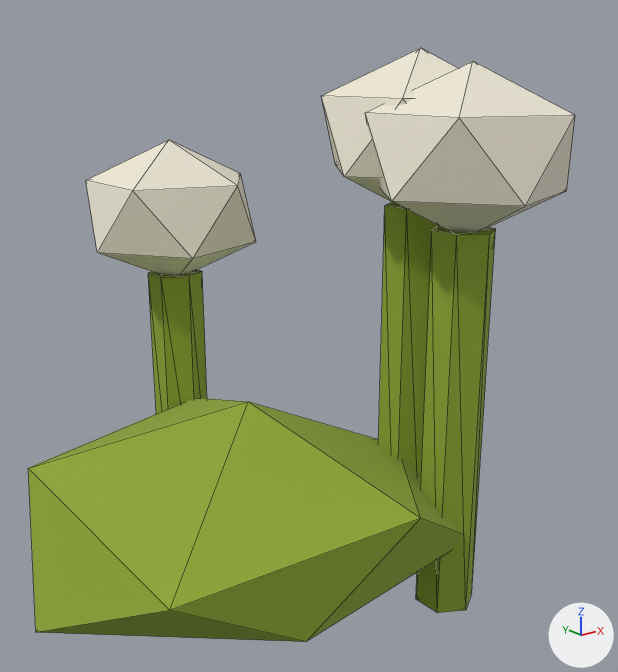
The glTF model assets/3d/final/prop_flowers_white.glb: old version first, new version second.
One viewpoint serves both versions: a 50 mm camera at (-0.318, -0.464, 0.384) aimed at (0.053, 0.0, 0.199). The lights are fixed; the arrows at lower right show +X, +Y and +Z. The older version comes first. Mesh edges are drawn as thin lines. Vertices at exactly the same position are counted once.

The first picture shows 'fwh_head0', 'fwh_head1', 'fwh_head2', 'fwh_leafmound', 'fwh_stem0', 'fwh_stem1', 'fwh_stem2'.
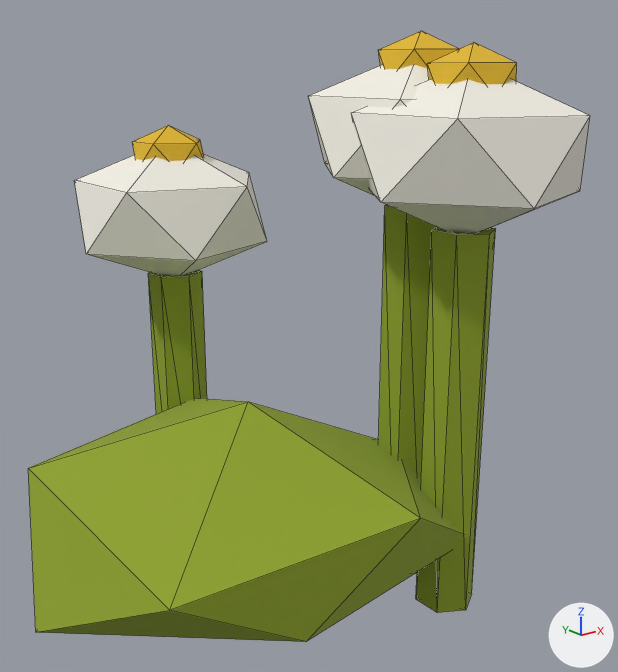
Diff of the bpy script that builds the scene:
```diff
--- a/assets/3d/final/prop_flowers_white.glb.py
+++ b/assets/3d/final/prop_flowers_white.glb.py
@@ mat_flower_yellow @@
+mat_flower_yellow = principled_material('flower_yellow')
+mat_flower_yellow.base_color = (0.745, 0.468, 0.0232)  # yellow #e0b62a
+mat_flower_yellow.roughness = 0.93
@@ me_icosphere_083 @@
 # used by ob_fwh_head0; location = (0.0, 0.0, 0.0)
-me_icosphere_083.from_pydata(...)  # 12 vertices, 20 faces; spans x 0.0572..0.1913, y -0.0958..0.0318, z 0.2844..0.3969
+me_icosphere_083.from_pydata(...)  # 12 vertices, 20 faces; spans x 0.0482..0.2003, y -0.1043..0.0403, z 0.2845..0.3967
+# me_icosphere_083 part 1: 12 of 12 vertices moved; they spanned x 0.0572..0.1913, y -0.0958..0.0318, z 0.2844..0.3969 and now span x 0.0482..0.2003, y -0.1043..0.0403, z 0.2845..0.3967; mean shift (0.0, 0.0, 0.0)
 me_icosphere_083.materials.append(mat_petal_white)
@@ me_icosphere_084 @@
 # used by ob_fwh_head1; location = (0.0, 0.0, 0.0)
-me_icosphere_084.from_pydata(...)  # 12 vertices, 20 faces; spans x 0.048..0.1822, y -0.1507..-0.0231, z 0.2756..0.3881
+me_icosphere_084.from_pydata(...)  # 12 vertices, 20 faces; spans x 0.0391..0.1912, y -0.1592..-0.0146, z 0.2758..0.388
+# me_icosphere_084 part 2: 12 of 12 vertices moved; they spanned x 0.048..0.1822, y -0.1507..-0.0231, z 0.2756..0.3881 and now span x 0.0391..0.1912, y -0.1592..-0.0146, z 0.2758..0.388; mean shift (0.0, 0.0, 0.0)
 me_icosphere_084.materials.append(mat_petal_white)
@@ me_icosphere_085 @@
 # used by ob_fwh_head2; location = (0.0, 0.0, 0.0)
-me_icosphere_085.from_pydata(...)  # 12 vertices, 20 faces; spans x -0.0403..0.0939, y 0.0793..0.2069, z 0.2176..0.3301
+me_icosphere_085.from_pydata(...)  # 12 vertices, 20 faces; spans x -0.0492..0.1028, y 0.0708..0.2154, z 0.2178..0.33
+# me_icosphere_085 part 3: 12 of 12 vertices moved; they spanned x -0.0403..0.0939, y 0.0793..0.2069, z 0.2176..0.3301 and now span x -0.0492..0.1028, y 0.0708..0.2154, z 0.2178..0.33; mean shift (0.0, 0.0, 0.0)
 me_icosphere_085.materials.append(mat_petal_white)
@@ me_icosphere_098 @@
+me_icosphere_098.from_pydata(...)  # an icosphere of 20 faces spanning x -0.0018..0.0554, y 0.1159..0.1703, z 0.2965..0.3413
+me_icosphere_098.materials.append(mat_flower_yellow)  # yellow #e0b62a
@@ me_icosphere_096 @@
+me_icosphere_096.from_pydata(...)  # an icosphere of 20 faces spanning x 0.0865..0.1438, y -0.1141..-0.0596, z 0.3545..0.3993
+me_icosphere_096.materials.append(mat_flower_yellow)  # yellow #e0b62a
@@ me_icosphere_094 @@
+me_icosphere_094.from_pydata(...)  # an icosphere of 20 faces spanning x 0.0956..0.1529, y -0.0592..-0.0048, z 0.3632..0.408
+me_icosphere_094.materials.append(mat_flower_yellow)  # yellow #e0b62a
@@ ob_fwh_eye2 @@
+ob_fwh_eye2 = bpy.data.objects.new('fwh_eye2', me_icosphere_098)
+ob_fwh_eye2.location = (0.0, 0.0, 0.0)
@@ ob_fwh_eye1 @@
+ob_fwh_eye1 = bpy.data.objects.new('fwh_eye1', me_icosphere_096)
+ob_fwh_eye1.location = (0.0, 0.0, 0.0)
@@ ob_fwh_eye0 @@
+ob_fwh_eye0 = bpy.data.objects.new('fwh_eye0', me_icosphere_094)
+ob_fwh_eye0.location = (0.0, 0.0, 0.0)
```

Changed parts and their boxes (x1, y1, x2, y2) in the pictures (618 x 672 px):
'fwh_head1', reshaped: before (365, 61, 575, 233); after (351, 79, 590, 233)
'fwh_head2', reshaped: before (86, 140, 256, 276); after (74, 155, 267, 276)
'fwh_head0', reshaped: before (322, 48, 457, 207); after (309, 65, 429, 196)
'fwh_eye1', added (yellow): after (428, 43, 517, 84)
'fwh_eye0', added (yellow): after (378, 31, 458, 69)
'fwh_eye2', added (yellow): after (132, 125, 204, 161)
